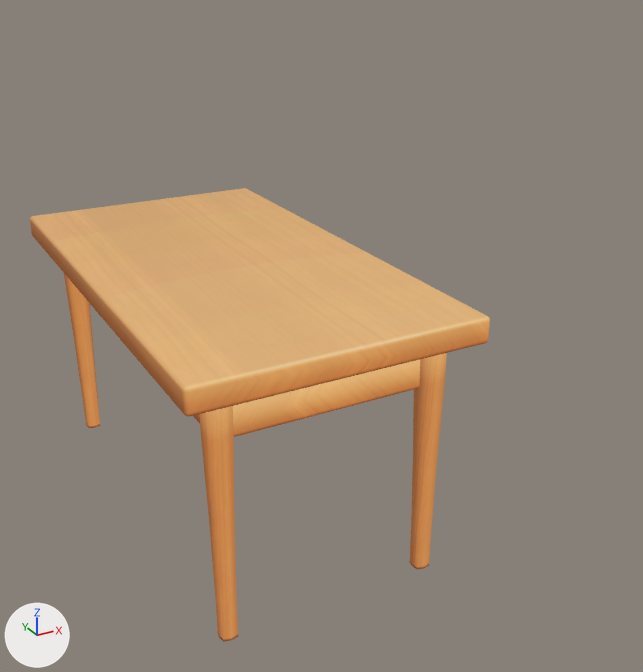
The glTF model src/shared/assets/models/room1/desk.glb, before and after one commit.
One viewpoint serves both versions: a 50 mm lens placed at (-1.4, -8.08, 4.26), pointed at (1.92, -2.04, 1.24). The lights are fixed; the arrows at lower left show +X, +Y and +Z. Where no turn or scale is listed for an object, it has been applied to the vertices.

Names of what the first picture shows: 'room1_desk'.
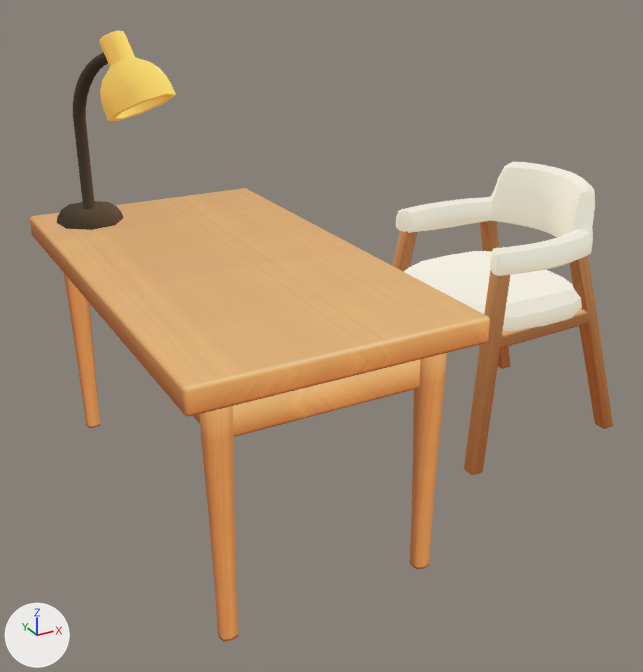
The newer file is also turned or shifted as a whole; pictures and numbers use the older file's frame.

Where the change shows, as pixel boxes [x1, y1, x2, y2] in the pictures (643 x 672 px):
'room1_chair', added: after [379, 162, 613, 475]
'room1_stand_small', added: after [57, 30, 176, 230]

Diff of the bpy script that builds the scene:
```diff
--- a/src/shared/assets/models/room1/desk.glb.py
+++ b/src/shared/assets/models/room1/desk.glb.py
@@ img_room1_chair @@
+img_room1_chair = load_image('room1_chair', '_unpacked/room1_chair', 2048, 2048, 'sRGB')
@@ img_room1_stand_small @@
+img_room1_stand_small = load_image('room1_stand_small', '_unpacked/room1_stand_small', 2048, 2048, 'sRGB')
@@ mat_room1_chair @@
+mat_room1_chair = bpy.data.materials.new('room1_chair')
+# colours: black #000000
+# uses the picture img_room1_chair
@@ mat_room1_stand_small @@
+mat_room1_stand_small = bpy.data.materials.new('room1_stand_small')
+# colours: black #000000
+# uses the picture img_room1_stand_small
@@ me_cube_015 @@
+me_cube_015.from_pydata(...)  # 1108 vertices, 2208 faces; spans x -0.77..0.98, y -0.88..0.88, z -0.97..1.4
+me_cube_015.materials.append(mat_room1_chair)
@@ me_circle_001 @@
+me_circle_001.from_pydata(...)  # 336 vertices, 664 faces; spans x -0.51..0.39, y -0.47..0.66, z -1.42..0.17
+me_circle_001.materials.append(mat_room1_stand_small)
@@ ob_room1_chair @@
+ob_room1_chair = bpy.data.objects.new('room1_chair', me_cube_015)
+ob_room1_chair.location = (3.73, -2.0, 0.96)
@@ ob_room1_stand_small @@
+ob_room1_stand_small = bpy.data.objects.new('room1_stand_small', me_circle_001)
+ob_room1_stand_small.location = (0.7, -0.91, 3.49)
```
